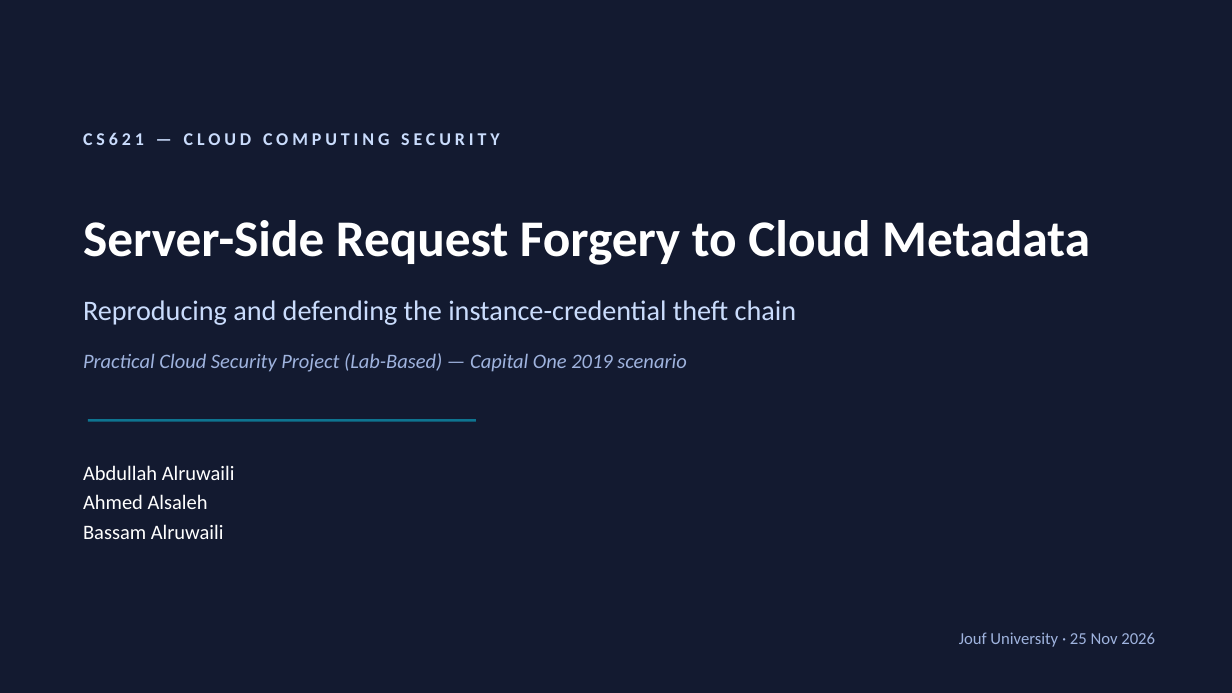
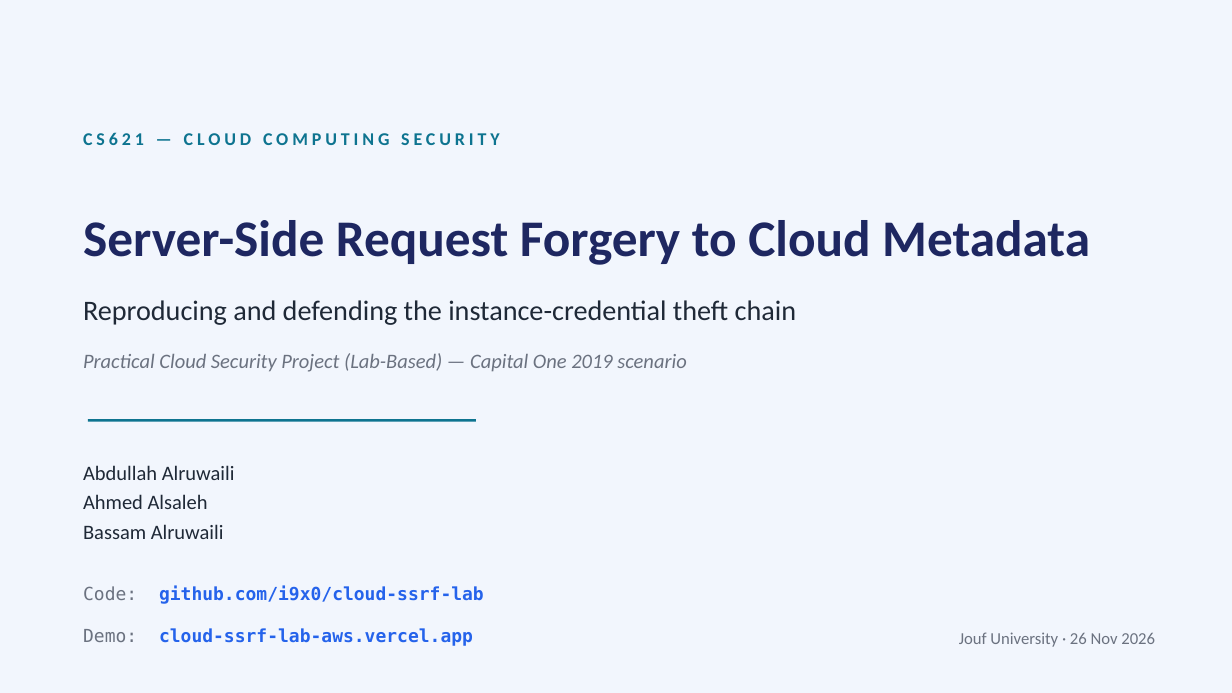
Before and after one commit to i9x0/cloud-ssrf-lab, a slide deck: slide 1 of report/CS621_Presentation.pptx. Drawn at 1232x693 pixels with LibreOffice and Linux fonts; fonts in the diff are those of the drawing. Boxes give left, top, right and bottom in pixels: in the first picture for what was removed or moved away, otherwise in the second. Text is boxed around its words. In the diff, an @@ line names an element or a change of style, - is before the commit and + after.

Commit message:
docs: refresh lab screenshots, add live-demo link/figure to report & deck, light-theme deck
Also untrack a stray Office lock file and ignore Office temp/v2 files.

```diff
--- a/report/CS621_Presentation.pptx
+++ b/report/CS621_Presentation.pptx
@@ background #131A30 to #F2F6FD @@
@@ text "CS621 — CLOUD COMPUTING SECURITY" at (83, 132, 499, 145): text colour #CADCFC to #0E7490 @@
@@ text "Server-Side Request Forgery to Cloud ..." at (83, 220, 1090, 265): text colour #FFFFFF to #1E2761 @@
@@ text "Reproducing and defending the instance-credential ..." at (83, 300, 796, 325): text colour #CADCFC to #1F2937 @@
@@ text "Practical Cloud Security Project (Lab-Based) ..." at (83, 353, 686, 372): text colour #9FB3DE to #6B7280 @@
@@ text "Abdullah Alruwaili" at (83, 465, 235, 539): text colour #FFFFFF to #1F2937 @@
@@ text added at (83, 586, 484, 604), 14 pt, text #2563EB, bold @@
+Code: github.com/i9x0/cloud-ssrf-lab
@@ text added at (83, 628, 473, 646), 14 pt, text #2563EB, bold @@
+Demo: cloud-ssrf-lab-aws.vercel.app
@@ text at (959, 632, 1155, 647): text changed; text colour #9FB3DE to #6B7280 @@
-Jouf University · 25 Nov 2026
+Jouf University · 26 Nov 2026
```
Also in this commit, not shown: 2 other slides changed, 1 slide added, 23 other files.
